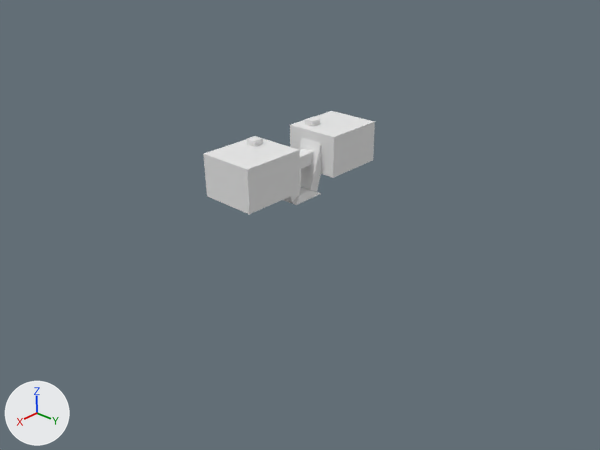
Before and after pictures for a commit that changed the Blender file _temporary/EUFKAAT/armkaat.blend.
Rendered twice from the file's camera 'Camera'. Lighting does not change. The marker at lower left points along +X, +Y and +Z. The first picture is the older version.

Names of what the first picture shows: 'launcher', 'launcher.002'.
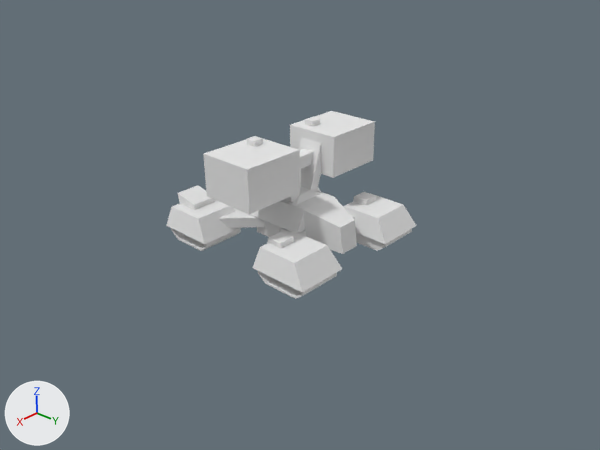
Where the newer file only moved an object's origin or applied its transform, the numbers keep the older frame.

Location of each change, [x1, y1, x2, y2] in pixels of the pictures (600 x 450 px):
'launcher.001', shown: after [166, 185, 416, 299]

Patch to the scene script:
```diff
--- a/_temporary/EUFKAAT/armkaat.blend.py
+++ b/_temporary/EUFKAAT/armkaat.blend.py
@@ ob_launcher_001 @@
 ob_launcher_001.location = (-0.01, 0.02, 0.01)
-ob_launcher_001.hide_set(True)  # its collection is switched off
```
